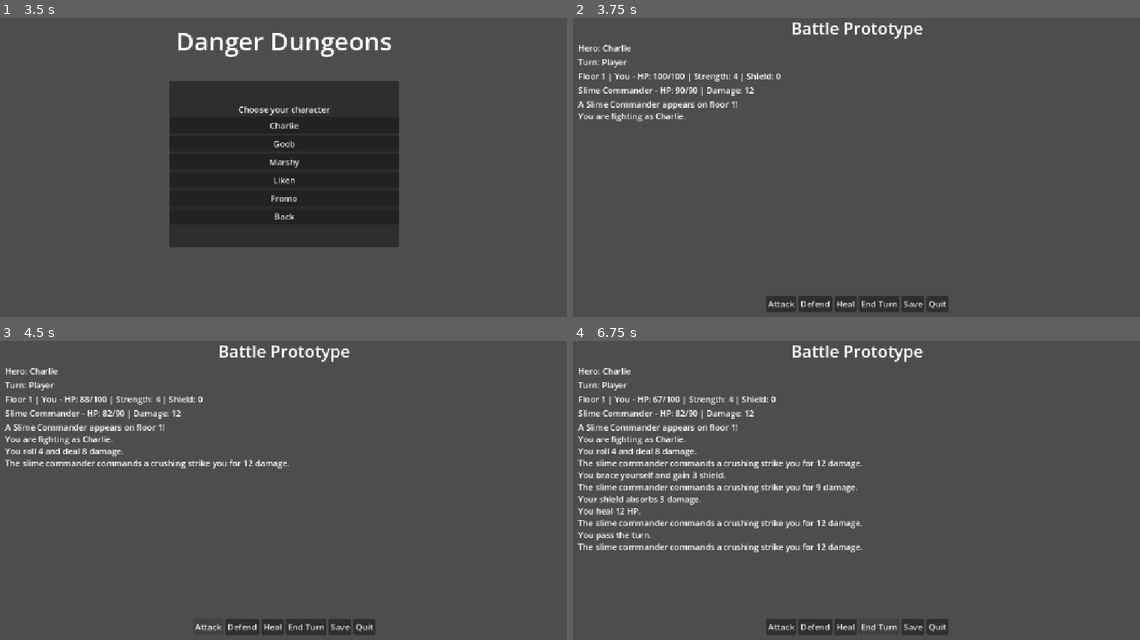
Above: before the commit, frames 1-4 (two rows, left to right).
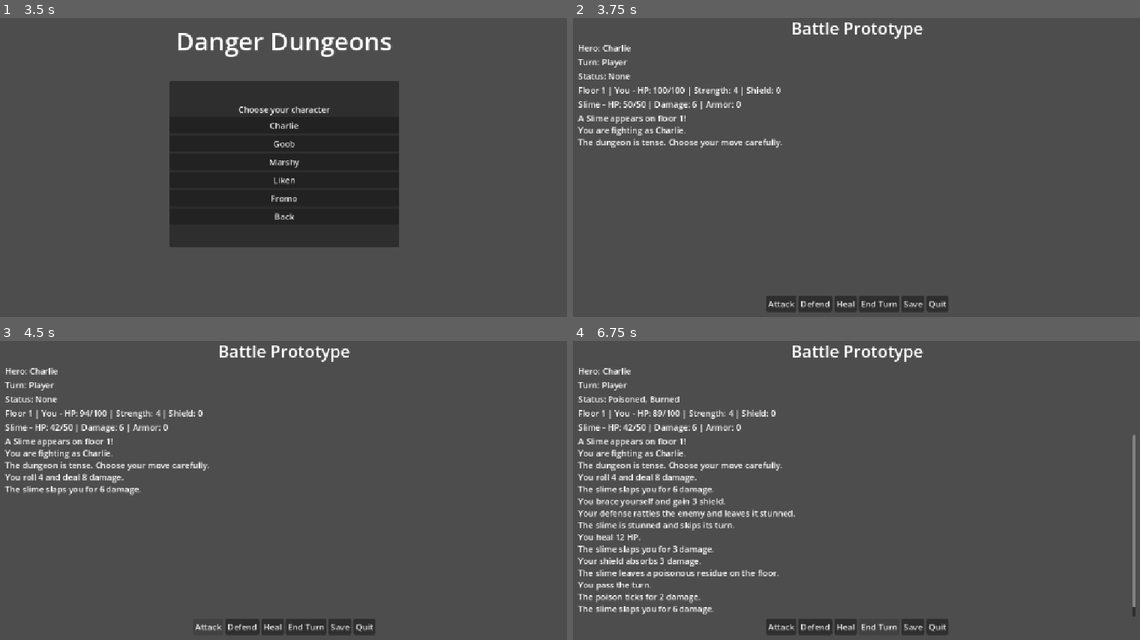
Above: after the commit, the same moments.

Repository: pwfvanzyl-source/Danger-dungeons
Game: Godot game, scene res://scenes/MainMenu.tscn
Two runs of this game, one before a commit and one after it. Both use one fixed random seed, a clock stepped at 60 frames per second and the inputs below.
Inputs:
- Up to frame 1 (3.5 s): click "Play" at 0.5 s; click "Back" at 1.25 s; click "Play" at 2 s; click "Save Slot 1" at 2.75 s
- Up to frame 2 (3.75 s): click "Charlie" at 3.5 s
- Up to frame 3 (4.5 s): click "Attack" at 4.25 s
- Up to frame 4 (6.75 s): click "Defend" at 5 s; click "Heal" at 5.75 s; click "End Turn" at 6.5 s

Frame 1 is identical in both runs. In frame 2, 2.3% of the frame differs, in the area x 0-37%, y 18-44%; in frame 3, 3.3%; in frame 4, 8.3%, in the area x 0-100%, y 18-93%.

Commit message:
modified:   .ai/game-description.md 	modified:   scenes/MainMenu.gd 	modified:   scenes/game.tscn 	modified:   scripts/Game.gd 	modified:   scripts/GameState.gd

Diff:
--- a/scenes/MainMenu.gd
+++ b/scenes/MainMenu.gd
@@ -7,7 +7,6 @@
 var character_selection_panel: PanelContainer
 var character_buttons_container: VBoxContainer
 var selected_slot: int = 0
-var has_saved_run: bool = false
 const CHARACTER_LIST = ["Charlie", "Goob", "Marshy", "Liken", "Fromo"]
 
 func _ready() -> void:
@@ -37,7 +36,6 @@
 		var character_button: Button = character_buttons_container.get_node("%sButton" % character_name)
 		character_button.pressed.connect(_on_character_pressed.bind(character_name))
 
-	load_saved_run()
 	show_main_menu()
 
 func show_main_menu() -> void:
@@ -56,18 +54,7 @@
 	save_slots_panel.visible = false
 	character_selection_panel.visible = true
 
-func load_saved_run() -> void:
-	has_saved_run = game_state.load_from_file(game_state.save_path)
-	if has_saved_run and game_state.selected_character != "":
-		print("Loaded saved run for %s on floor %d" % [game_state.selected_character, game_state.current_floor])
-
 func _on_play_pressed() -> void:
-	if has_saved_run and game_state.selected_character != "":
-		var game_scene: String = "res://scenes/game.tscn"
-		var err: int = get_tree().change_scene_to_file(game_scene)
-		if err != OK:
-			push_error("Failed to change scene to %s" % game_scene)
-		return
 	show_save_slots()
 
 func _on_save_slot_pressed(slot_index: int) -> void:
--- a/scenes/game.tscn
+++ b/scenes/game.tscn
@@ -36,6 +36,10 @@
 [node name="TurnLabel" type="Label" parent="VBoxContainer"]
 layout_mode = 2
 text = "Turn: Player"
+
+[node name="StatusLabel" type="Label" parent="VBoxContainer"]
+layout_mode = 2
+text = "Status: None"
 
 [node name="PlayerStatsLabel" type="Label" parent="VBoxContainer"]
 layout_mode = 2
--- a/scripts/Game.gd
+++ b/scripts/Game.gd
@@ -4,6 +4,7 @@
 
 @onready var character_label: Label = $VBoxContainer/CharacterLabel
 @onready var turn_label: Label = $VBoxContainer/TurnLabel
+@onready var status_label: Label = $VBoxContainer/StatusLabel
 @onready var player_stats_label: Label = $VBoxContainer/PlayerStatsLabel
 @onready var enemy_stats_label: Label = $VBoxContainer/EnemyStatsLabel
 @onready var battle_log_label: RichTextLabel = $VBoxContainer/BattleLogLabel
@@ -20,7 +21,6 @@
 var player_strength: int = 4
 var player_shield: int = 0
 var current_floor: int = 1
-var save_path: String = "user://danger_dungeons_save.dat"
 var enemy_name: String = "Slime"
 var enemy_hp: int = 50
 var enemy_max_hp: int = 50
@@ -28,6 +28,11 @@
 var enemy_attack_text: String = "slaps"
 var player_turn: bool = true
 var battle_active: bool = true
+var player_poisoned: bool = false
+var player_burned: bool = false
+var enemy_stunned: bool = false
+var enemy_armor: int = 0
+var turn_count: int = 0
 
 func _ready() -> void:
 	randomize()
@@ -48,22 +53,36 @@
 
 	_spawn_enemy()
 	_append_log("You are fighting as %s." % [game_state.selected_character if game_state.selected_character != "" else "the hero"])
+	_append_log("The dungeon is tense. Choose your move carefully.")
 	_refresh_ui()
 
 func _refresh_ui() -> void:
 	var hero_name: String = game_state.selected_character if game_state.selected_character != "" else "Hero"
 	character_label.text = "Hero: %s" % hero_name
 	turn_label.text = "Turn: %s" % ("Player" if player_turn else "Enemy")
+	status_label.text = "Status: %s" % _build_status_string()
 	player_stats_label.text = "Floor %d | You - HP: %d/%d | Strength: %d | Shield: %d" % [current_floor, player_hp, player_max_hp, player_strength, player_shield]
-	enemy_stats_label.text = "%s - HP: %d/%d | Damage: %d" % [enemy_name, enemy_hp, enemy_max_hp, enemy_damage]
-
-	attack_button.disabled = not battle_active
-	defend_button.disabled = not battle_active
-	heal_button.disabled = not battle_active
-	end_turn_button.disabled = not battle_active
+	enemy_stats_label.text = "%s - HP: %d/%d | Damage: %d | Armor: %d" % [enemy_name, enemy_hp, enemy_max_hp, enemy_damage, enemy_armor]
+
+	attack_button.disabled = not battle_active or not player_turn
+	defend_button.disabled = not battle_active or not player_turn
+	heal_button.disabled = not battle_active or not player_turn
+	end_turn_button.disabled = not battle_active or not player_turn
 
 func _append_log(message: String) -> void:
 	battle_log_label.text += message + "\n"
+
+func _build_status_string() -> String:
+	var parts: Array[String] = []
+	if player_poisoned:
+		parts.append("Poisoned")
+	if player_burned:
+		parts.append("Burned")
+	if enemy_stunned:
+		parts.append("Enemy Stunned")
+	if parts.is_empty():
+		return "None"
+	return ", ".join(parts)
 
 func _spawn_enemy() -> void:
 	var enemy_types: Array[Dictionary] = [
@@ -72,19 +91,35 @@
 		{"name": "Lava Slime", "hp": 60, "damage": 10, "attack_text": "burns"},
 		{"name": "Slime Commander", "hp": 90, "damage": 12, "attack_text": "commands a crushing strike"}
 	]
+	if current_floor <= 20:
+		enemy_types = [enemy_types[0]]
 	var enemy_data: Dictionary = enemy_types[randi() % enemy_types.size()]
 	enemy_name = String(enemy_data["name"])
 	enemy_max_hp = int(enemy_data["hp"]) + (current_floor - 1) * 5
 	enemy_hp = enemy_max_hp
 	enemy_damage = int(enemy_data["damage"]) + (current_floor - 1) * 2
 	enemy_attack_text = String(enemy_data["attack_text"])
+	enemy_armor = 0
+	enemy_stunned = false
+	turn_count = 0
+	if current_floor % 3 == 0:
+		enemy_armor = 3
+		_append_log("The %s enters the floor with extra armor." % enemy_name.to_lower())
 	_append_log("A %s appears on floor %d!" % [enemy_name, current_floor])
 
 func _enemy_turn() -> void:
 	if not battle_active:
 		return
 
-	var damage: int = enemy_damage
+	turn_count += 1
+	if enemy_stunned:
+		_append_log("The %s is stunned and skips its turn." % enemy_name.to_lower())
+		enemy_stunned = false
+		player_turn = true
+		_refresh_ui()
+		return
+
+	var damage: int = max(0, enemy_damage - enemy_armor)
 	var blocked: int = 0
 
 	if player_shield > 0:
@@ -93,7 +128,7 @@
 		damage -= blocked
 
 	if damage > 0:
-		player_hp -= damage
+		player_hp = max(0, player_hp - damage)
 		_append_log("The %s %s you for %d damage." % [enemy_name.to_lower(), enemy_attack_text, damage])
 	else:
 		_append_log("The %s %s, but your shield absorbs the hit." % [enemy_name.to_lower(), enemy_attack_text])
@@ -104,8 +139,17 @@
 	if player_hp <= 0:
 		battle_active = false
 		_append_log("You were defeated.")
+		if game_state.save_slot > 0:
+			game_state.delete_save(game_state.get_slot_path(game_state.save_slot))
+			_append_log("Your save has been deleted.")
 	else:
 		player_turn = true
+		if turn_count % 3 == 0:
+			player_poisoned = true
+			_append_log("The %s leaves a poisonous residue on the floor." % enemy_name.to_lower())
+		if turn_count % 4 == 0:
+			player_burned = true
+			_append_log("The %s scorches the battlefield." % enemy_name.to_lower())
 
 	_refresh_ui()
 
@@ -115,7 +159,13 @@
 
 	var roll: int = randi_range(1, 6)
 	var damage: int = roll + player_strength
-	enemy_hp -= damage
+	if player_poisoned:
+		damage += 2
+		_append_log("Poison amplifies your attack.")
+	if player_burned:
+		player_burned = false
+		_append_log("The burn clears as you act.")
+	enemy_hp = max(0, enemy_hp - damage)
 	_append_log("You roll %d and deal %d damage." % [roll, damage])
 
 	if enemy_hp <= 0:
@@ -126,6 +176,8 @@
 		player_shield = max(0, player_shield - 1)
 		player_hp = min(player_max_hp, player_hp + 8)
 		player_turn = true
+		player_poisoned = false
+		player_burned = false
 		_spawn_enemy()
 		_refresh_ui()
 		return
@@ -140,6 +192,8 @@
 
 	player_shield += 3
 	_append_log("You brace yourself and gain 3 shield.")
+	enemy_stunned = true
+	_append_log("Your defense rattles the enemy and leaves it stunned.")
 	player_turn = false
 	_refresh_ui()
 	_enemy_turn()
@@ -151,6 +205,8 @@
 	var heal_amount: int = 12
 	player_hp = min(player_max_hp, player_hp + heal_amount)
 	_append_log("You heal %d HP." % heal_amount)
+	player_poisoned = false
+	player_burned = false
 	player_turn = false
 	_refresh_ui()
 	_enemy_turn()
@@ -160,6 +216,12 @@
 		return
 
 	_append_log("You pass the turn.")
+	if player_poisoned:
+		player_hp = max(0, player_hp - 2)
+		_append_log("The poison ticks for 2 damage.")
+	if player_burned:
+		player_hp = max(0, player_hp - 3)
+		_append_log("The burn deals 3 damage.")
 	player_turn = false
 	_refresh_ui()
 	_enemy_turn()
@@ -171,8 +233,11 @@
 	game_state.player_max_hp = player_max_hp
 	game_state.player_strength = player_strength
 	game_state.player_shield = player_shield
-	game_state.save_to_file(save_path)
-	_append_log("Progress saved.")
+	if game_state.save_slot <= 0:
+		game_state.save_slot = 1
+		_append_log("No save slot selected, defaulting to slot 1.")
+	game_state.save_to_file(game_state.get_slot_path(game_state.save_slot))
+	_append_log("Progress saved to slot %d." % game_state.save_slot)
 	_refresh_ui()
 
 func _on_quit_pressed() -> void:
--- a/scripts/GameState.gd
+++ b/scripts/GameState.gd
@@ -8,7 +8,6 @@
 var player_max_hp: int = 100
 var player_strength: int = 4
 var player_shield: int = 0
-var save_path: String = "user://danger_dungeons_save.dat"
 
 func reset() -> void:
 	selected_character = ""
@@ -18,6 +17,17 @@
 	player_max_hp = 100
 	player_strength = 4
 	player_shield = 0
+
+func get_slot_path(slot: int) -> String:
+	return "user://danger_dungeons_save_slot_%d.dat" % slot
+
+func delete_save(path: String) -> void:
+	var dir = DirAccess.open("user://")
+	if dir == null:
+		return
+	var file_name = path.get_file()
+	if dir.file_exists(file_name):
+		dir.remove_file(file_name)
 
 func save_to_file(path: String) -> void:
 	var file = FileAccess.open(path, FileAccess.WRITE)
Not shown, changed: .ai/game-description.md
